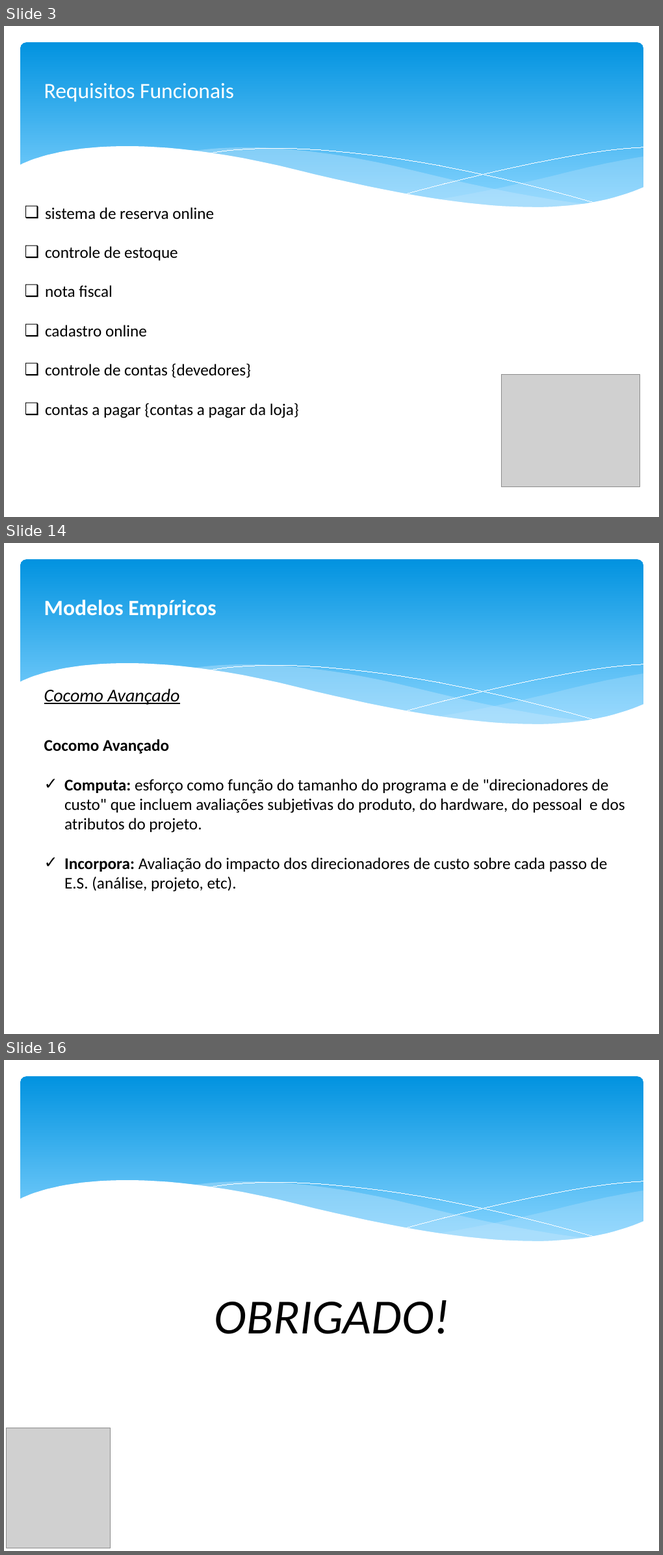
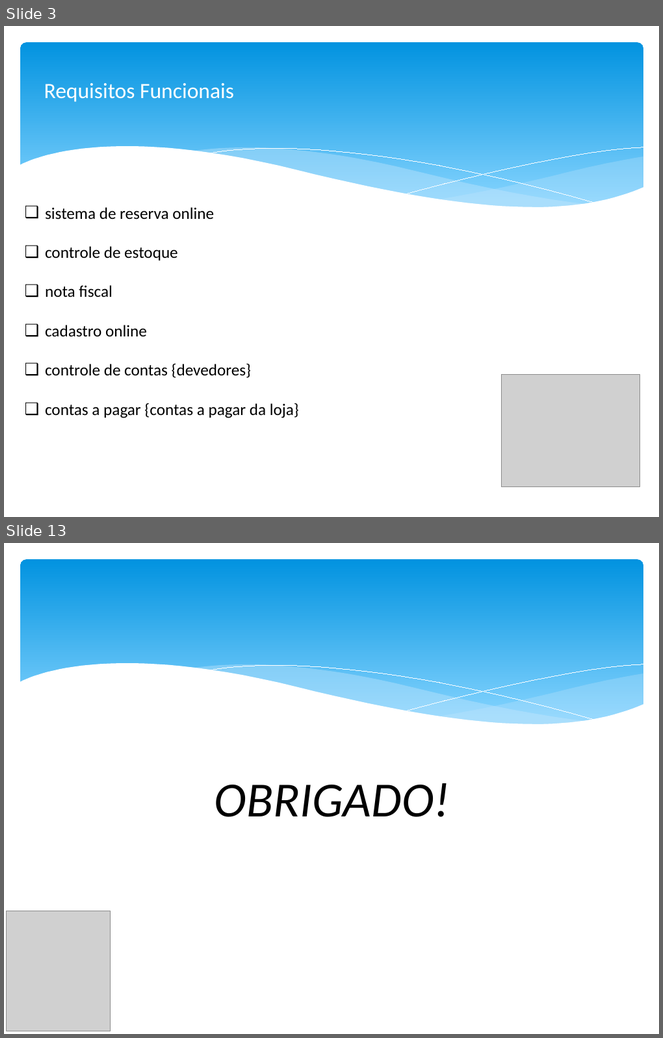
Before and after one commit to eversonAntonio/Trabalho-Engenharia1, a slide deck: Apresentação/Apresentação1.pptx. Shown one above the other, each under a label of ours: slides 3, 14 and 16 before the commit, slides 3 and 13 after it; the slides between them are not shown. The pictures are 663x1555 and 663x1038 pixels, drawn with LibreOffice and Linux fonts; fonts in the diff are those of the drawing; grey boxes stand for pictures. Boxes give left, top, right and bottom in pixels: in the first picture for what was removed or moved away, otherwise in the second. Text is boxed around its words. In the diff, an @@ line names an element or a change of style, - is before the commit and + after.

```diff
--- a/Apresentação/Apresentação1.pptx
+++ b/Apresentação/Apresentação1.pptx
@@ slide 14 removed at (4,543,659,1034), background #FFFFFF; not listed: 6 template elements that a slide beside it also shows @@
@@ text removed at (44,600,216,619) @@
-Modelos Empíricos
@@ text removed at (44,689,180,705) @@
-Cocomo Avançado
@@ text removed at (44,739,625,892) @@
-Cocomo Avançado
-✓ Computa: esforço como função do tamanho do programa e de "direcionadores de custo" que incluem avaliações subjetivas do produto, do hardware, do pessoal e dos atributos do projeto.
-✓ Incorpora: Avaliação do impacto dos direcionadores de custo sobre cada passo de E.S. (análise, projeto, etc).
@@ what was slide 16 is now slide 13 @@
```
Also in this commit, not shown: 9 slides changed, 1 slide added, 3 other slides removed, 3 other files.
